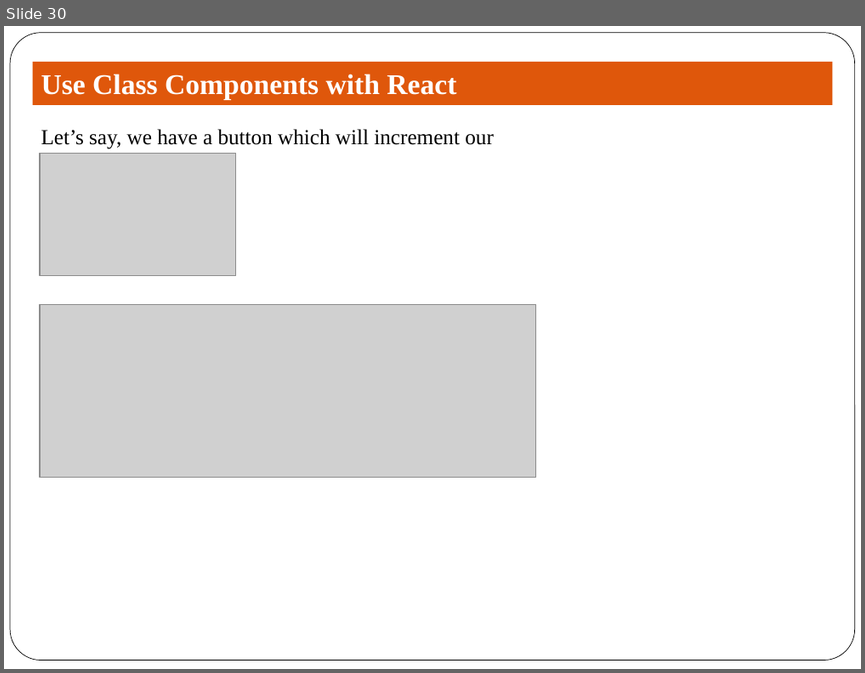
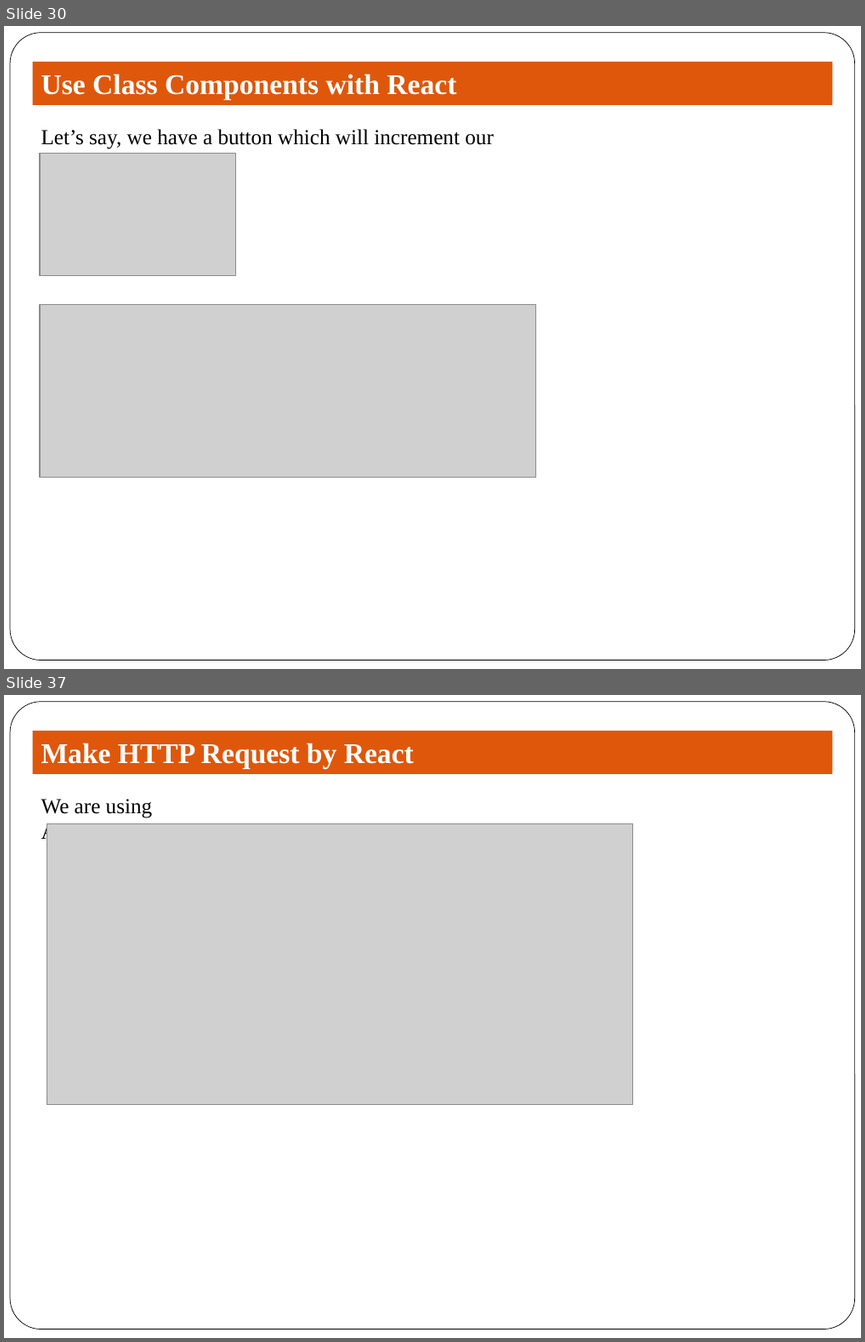
Before and after one commit to prateek3189/mercury-react, a slide deck: The Beginners Guide to ReactJS.pptx. Shown one above the other, each under a label of ours: slide 30 before the commit, slides 30 and 37 after it; the slides between them are not shown. The pictures are 865x673 and 865x1342 pixels, drawn with LibreOffice and Linux fonts; fonts in the diff are those of the drawing; grey boxes stand for pictures. Boxes give left, top, right and bottom in pixels: in the first picture for what was removed or moved away, otherwise in the second. Text is boxed around its words. In the diff, an @@ line names an element or a change of style, - is before the commit and + after.

Commit message:
mercury-react done

```diff
--- a/The Beginners Guide to ReactJS.pptx
+++ b/The Beginners Guide to ReactJS.pptx
@@ slide 37 added at [4, 695, 861, 1338], background #FFFFFF; not listed: 1 template element that a slide beside it also shows @@
@@ rectangle added at [32, 731, 832, 774], fill #DF570B, 24 pt, text #FFFFFF, bold @@
+Make HTTP Request by React
@@ text added at [41, 799, 153, 844], 18 pt, text #000000 @@
+We are using Axios
@@ picture added at [46, 823, 632, 1105] @@
```
Also in this commit, not shown: 7 other slides added, 2 other files.
